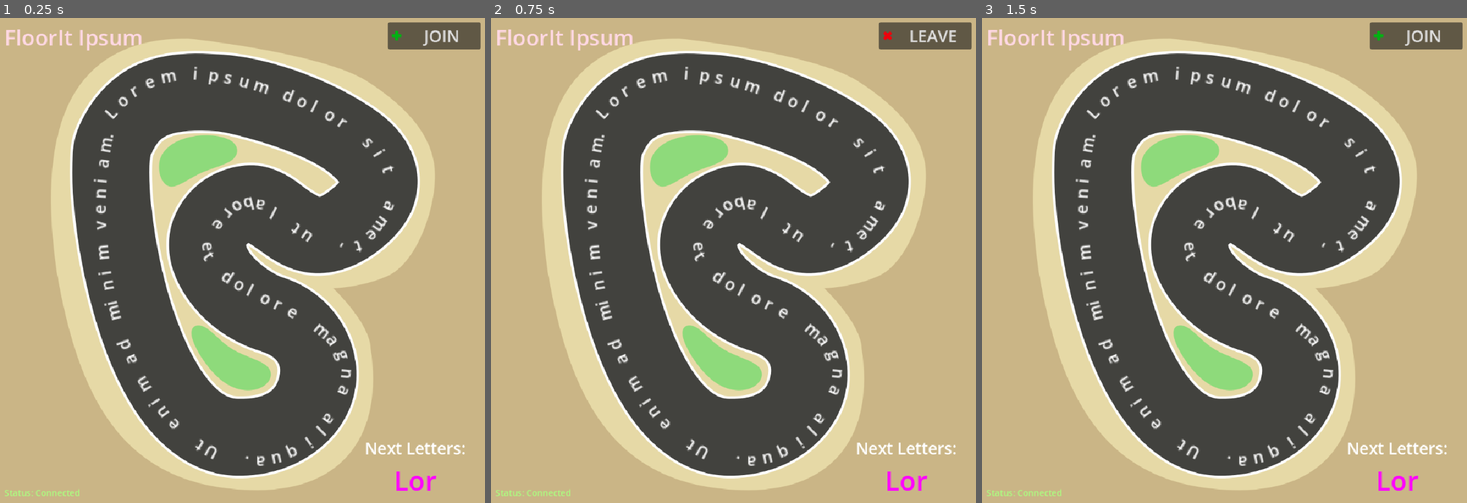
Above: before the commit, frames 1-3 (left to right).
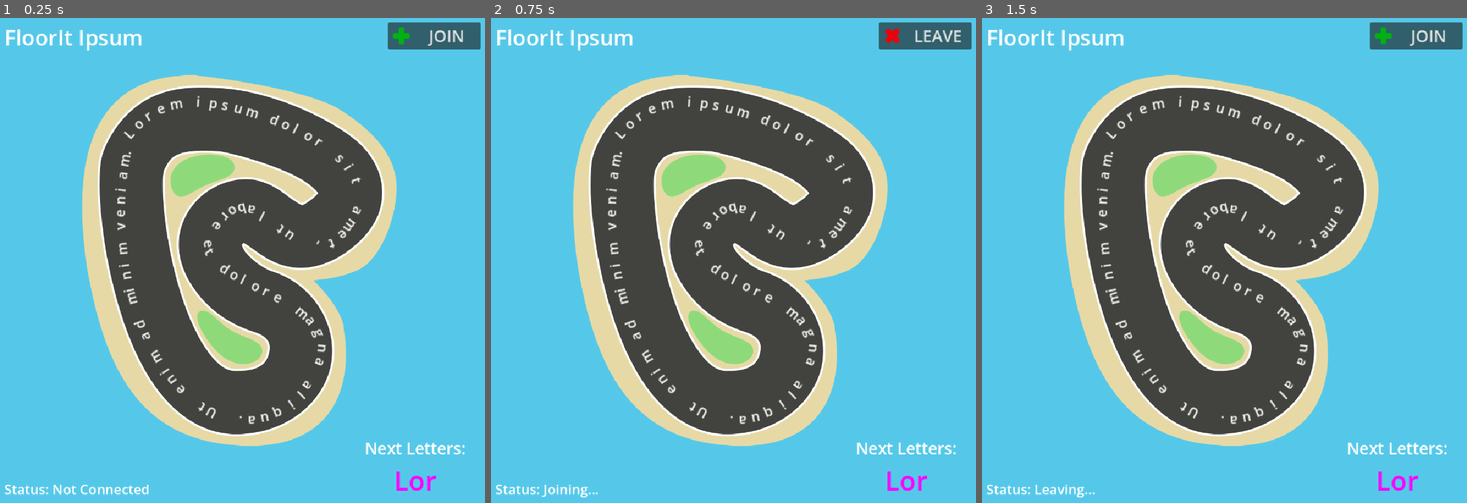
Above: after the commit, the same moments.

Repository: toger5/Godot-MatrixRTC-Keyboard-Kart
Game: Godot game, scene res://Track.tscn
The game is run twice, just before and just after one commit, with the same random seed, the same clock (stepped at 60 frames per second) and the same inputs. The engine's default icon, where the game draws it, is replaced by a stand-in: a white triangle on a blue panel in a dark square.
Inputs:
- Up to frame 1 (0.25 s): no input
- Up to frame 2 (0.75 s): click "JOIN" at 0.5 s
- Up to frame 3 (1.5 s): click "LEAVE" at 1.25 s

The runs differ from the first frame. In frame 1, 78% of the frame differs, in the area x 0-100%, y 0-100%; in frame 2, 78%; in frame 3, 78%.
Error in both runs: Attempt to call function 'log' in base 'null instance' on a null instance. (res://matrixRTCBridge.gd:23)

Commit message:
Fix car positioning, and UI structure (so elements are positioned correctly.)

Diff:
--- a/Track.tscn
+++ b/Track.tscn
@@ -23,21 +23,15 @@
 
 [sub_resource type="LabelSettings" id="LabelSettings_fo0vr"]
 
-[node name="Track" type="Node2D" unique_id=467830721]
-script = ExtResource("1_ytexg")
-
-[node name="UI" type="Control" parent="." unique_id=441020556]
+[node name="UI" type="Control" unique_id=441020556]
 layout_mode = 3
 anchors_preset = 15
 anchor_right = 1.0
 anchor_bottom = 1.0
-offset_right = 900.0
-offset_bottom = 900.0
-grow_horizontal = 2
-grow_vertical = 2
-
-[node name="GameTitle" type="Label" parent="UI" unique_id=1526659825]
-modulate = Color(1, 0.8470126, 0.8928897, 1)
+grow_horizontal = 2
+grow_vertical = 2
+
+[node name="GameTitle" type="Label" parent="." unique_id=1526659825]
 layout_mode = 0
 offset_left = 8.0
 offset_top = 8.0
@@ -48,8 +42,8 @@
 metadata/_edit_layout_mode = 1
 metadata/_edit_use_custom_anchors = false
 
-[node name="Status" type="Label" parent="UI" unique_id=1393131077]
-modulate = Color(0.6666667, 1, 0.5019608, 1)
+[node name="Status" type="Label" parent="." unique_id=1393131077]
+unique_name_in_owner = true
 layout_mode = 1
 anchors_preset = 2
 anchor_top = 1.0
@@ -59,12 +53,13 @@
 offset_right = 111.0
 offset_bottom = -7.999695
 grow_vertical = 0
-text = "Status: Connected"
+theme_override_font_sizes/font_size = 25
+text = "Status: Not Connected"
 vertical_alignment = 2
 metadata/_edit_layout_mode = 1
 metadata/_edit_use_custom_anchors = false
 
-[node name="VBoxContainer" type="VBoxContainer" parent="UI" unique_id=126060903]
+[node name="VBoxContainer" type="VBoxContainer" parent="." unique_id=126060903]
 layout_mode = 1
 anchors_preset = 3
 anchor_left = 1.0
@@ -78,7 +73,7 @@
 grow_horizontal = 0
 grow_vertical = 0
 
-[node name="TypeHelperTitle" type="Label" parent="UI/VBoxContainer" unique_id=1029449380]
+[node name="TypeHelperTitle" type="Label" parent="VBoxContainer" unique_id=1029449380]
 layout_mode = 2
 theme_override_font_sizes/font_size = 30
 text = "Next Letters:"
@@ -87,7 +82,7 @@
 metadata/_edit_layout_mode = 1
 metadata/_edit_use_custom_anchors = false
 
-[node name="TypeHelper" type="Label" parent="UI/VBoxContainer" unique_id=654586496]
+[node name="TypeHelper" type="Label" parent="VBoxContainer" unique_id=654586496]
 unique_name_in_owner = true
 modulate = Color(1, 0, 1, 1)
 layout_mode = 2
@@ -97,7 +92,7 @@
 metadata/_edit_layout_mode = 1
 metadata/_edit_use_custom_anchors = false
 
-[node name="Panel" type="Panel" parent="UI" unique_id=1668969815]
+[node name="Panel" type="Panel" parent="." unique_id=1668969815]
 layout_mode = 1
 anchors_preset = 15
 anchor_right = 1.0
@@ -106,47 +101,52 @@
 grow_vertical = 2
 theme_override_styles/panel = SubResource("StyleBoxFlat_awv5f")
 
-[node name="AspectRatioContainer" type="AspectRatioContainer" parent="UI/Panel" unique_id=1537991312]
-layout_mode = 1
-anchors_preset = 15
-anchor_right = 1.0
-anchor_bottom = 1.0
-grow_horizontal = 2
-grow_vertical = 2
-
-[node name="Panel" type="Panel" parent="UI/Panel/AspectRatioContainer" unique_id=430501589]
+[node name="AspectRatioContainer" type="AspectRatioContainer" parent="Panel" unique_id=1537991312]
+layout_mode = 1
+anchors_preset = 15
+anchor_right = 1.0
+anchor_bottom = 1.0
+grow_horizontal = 2
+grow_vertical = 2
+
+[node name="Panel" type="Panel" parent="Panel/AspectRatioContainer" unique_id=430501589]
 layout_mode = 2
 theme_override_styles/panel = SubResource("StyleBoxFlat_ys6ar")
 
-[node name="CenterContainer" type="CenterContainer" parent="UI/Panel/AspectRatioContainer/Panel" unique_id=1801280060]
-layout_mode = 1
-anchors_preset = 15
-anchor_right = 1.0
-anchor_bottom = 1.0
-grow_horizontal = 2
-grow_vertical = 2
-
-[node name="GameMap" type="Control" parent="UI/Panel/AspectRatioContainer/Panel/CenterContainer" unique_id=1469477512]
-layout_mode = 2
-
-[node name="Map" type="Sprite2D" parent="UI/Panel/AspectRatioContainer/Panel/CenterContainer/GameMap" unique_id=1178423865]
-position = Vector2(8, 7)
-scale = Vector2(0.9744961, 0.974496)
+[node name="CenterContainer" type="CenterContainer" parent="Panel/AspectRatioContainer/Panel" unique_id=1801280060]
+layout_mode = 1
+anchors_preset = 15
+anchor_right = 1.0
+anchor_bottom = 1.0
+grow_horizontal = 2
+grow_vertical = 2
+
+[node name="GameMap" type="Control" parent="Panel/AspectRatioContainer/Panel/CenterContainer" unique_id=1469477512]
+layout_mode = 2
+
+[node name="Map" type="Sprite2D" parent="Panel/AspectRatioContainer/Panel/CenterContainer/GameMap" unique_id=1178423865]
+scale = Vector2(0.798, 0.8)
 texture = ExtResource("2_0j5gg")
 
-[node name="Path2D" type="Path2D" parent="UI/Panel/AspectRatioContainer/Panel/CenterContainer/GameMap" unique_id=1010967932]
-unique_name_in_owner = true
-position = Vector2(-278.87103, -300.09406)
-scale = Vector2(1.4560369, 1.4560369)
+[node name="Path2D" type="Path2D" parent="Panel/AspectRatioContainer/Panel/CenterContainer/GameMap/Map" unique_id=1010967932]
+unique_name_in_owner = true
+position = Vector2(-299.2742, -320.1655)
+scale = Vector2(1.4941435, 1.4941437)
 curve = SubResource("Curve2D_xe1eg")
 
-[node name="letter" type="PathFollow2D" parent="UI/Panel/AspectRatioContainer/Panel/CenterContainer/GameMap" unique_id=202541833]
+[node name="CarPath" type="Path2D" parent="Panel/AspectRatioContainer/Panel/CenterContainer/GameMap/Map" unique_id=1435937726]
+unique_name_in_owner = true
+position = Vector2(-299.2742, -320.1655)
+scale = Vector2(1.4941435, 1.4941437)
+curve = SubResource("Curve2D_xe1eg")
+
+[node name="letter" type="PathFollow2D" parent="Panel/AspectRatioContainer/Panel/CenterContainer/GameMap" unique_id=202541833]
 unique_name_in_owner = true
 visible = false
 position = Vector2(-437, -372)
 scale = Vector2(2.3200002, 2.3200002)
 
-[node name="Label" type="Label" parent="UI/Panel/AspectRatioContainer/Panel/CenterContainer/GameMap/letter" unique_id=921396583]
+[node name="Label" type="Label" parent="Panel/AspectRatioContainer/Panel/CenterContainer/GameMap/letter" unique_id=921396583]
 offset_left = -5.5315185
 offset_top = -12.425873
 offset_right = 34.468483
@@ -154,27 +154,32 @@
 scale = Vector2(0.5669729, 0.5669729)
 text = "A"
 
-[node name="Car" type="PathFollow2D" parent="UI/Panel/AspectRatioContainer/Panel/CenterContainer/GameMap" unique_id=984848809]
+[node name="Car" type="PathFollow2D" parent="Panel/AspectRatioContainer/Panel/CenterContainer/GameMap" unique_id=984848809]
 unique_name_in_owner = true
 visible = false
 modulate = Color(1, 1, 1, 0.53333336)
 z_index = 5
 script = ExtResource("2_7by0s")
 
-[node name="Sprite2D" type="Sprite2D" parent="UI/Panel/AspectRatioContainer/Panel/CenterContainer/GameMap/Car" unique_id=106725261]
-rotation = 1.2217305
+[node name="Sprite2D" type="Sprite2D" parent="Panel/AspectRatioContainer/Panel/CenterContainer/GameMap/Car" unique_id=106725261]
 scale = Vector2(0.25150257, 0.25150257)
 texture = ExtResource("2_8dni2")
 
-[node name="Name" type="Label" parent="UI/Panel/AspectRatioContainer/Panel/CenterContainer/GameMap/Car" unique_id=241471250]
-offset_left = -11.603
-offset_top = -60.547
-offset_right = 28.397
-offset_bottom = -37.547
-rotation = 1.2007865
+[node name="Name" type="Label" parent="Panel/AspectRatioContainer/Panel/CenterContainer/GameMap/Car" unique_id=241471250]
+anchors_preset = 1
+anchor_left = 1.0
+anchor_right = 1.0
+offset_left = -199.57411
+offset_top = -13.045095
+offset_right = -28.574112
+offset_bottom = 9.954905
+grow_horizontal = 0
+pivot_offset = Vector2(32, 11)
+text = "playerName"
 label_settings = SubResource("LabelSettings_fo0vr")
-
-[node name="VBoxContainer" type="VBoxContainer" parent="UI/Panel" unique_id=175628572]
+horizontal_alignment = 2
+
+[node name="VBoxContainer" type="VBoxContainer" parent="Panel" unique_id=175628572]
 layout_mode = 1
 anchors_preset = 1
 anchor_left = 1.0
@@ -185,24 +190,29 @@
 offset_bottom = 112.0
 grow_horizontal = 0
 
-[node name="Join" type="Button" parent="UI/Panel/VBoxContainer" unique_id=2141874782]
+[node name="Join" type="Button" parent="Panel/VBoxContainer" unique_id=2141874782]
 unique_name_in_owner = true
 layout_mode = 2
 theme_override_font_sizes/font_size = 30
-theme_override_icons/icon = ExtResource("5_awv5f")
 text = "JOIN"
-
-[node name="Leave" type="Button" parent="UI/Panel/VBoxContainer" unique_id=184752799]
+icon = ExtResource("5_awv5f")
+expand_icon = true
+
+[node name="Leave" type="Button" parent="Panel/VBoxContainer" unique_id=184752799]
 unique_name_in_owner = true
 visible = false
 layout_mode = 2
 theme_override_font_sizes/font_size = 30
-theme_override_icons/icon = ExtResource("6_ys6ar")
 text = "LEAVE"
-
-[node name="RtcBridge" type="Node" parent="." unique_id=1909422305]
-unique_name_in_owner = true
-script = ExtResource("5_0j5gg")
-
-[connection signal="pressed" from="UI/Panel/VBoxContainer/Join" to="RtcBridge" method="_on_join_pressed"]
-[connection signal="pressed" from="UI/Panel/VBoxContainer/Leave" to="RtcBridge" method="_on_leave_pressed"]
+icon = ExtResource("6_ys6ar")
+expand_icon = true
+
+[node name="Track" type="Node2D" parent="." unique_id=467830721]
+script = ExtResource("1_ytexg")
+
+[node name="RtcBridge" type="Node" parent="Track" unique_id=1909422305]
+unique_name_in_owner = true
+script = ExtResource("7_awv5f")
+
+[connection signal="pressed" from="Panel/VBoxContainer/Join" to="Track/RtcBridge" method="_on_join_pressed"]
+[connection signal="pressed" from="Panel/VBoxContainer/Leave" to="Track/RtcBridge" method="_on_leave_pressed"]
--- a/matrixRTCBridge.gd
+++ b/matrixRTCBridge.gd
@@ -64,6 +64,12 @@
 func _connected_callback(args):
 	print("GODOT Update connectedObs", args[0])
 	var connected_status: bool = args[0]
+	var status_text : String
+	if connected_status:
+		status_text = "Connected"
+	else:
+		status_text = "Not Connected"
+	%Status.text = "Status: " + status_text
 	if connected_status:
 		%Leave.visible = true
 		%Join.visible = false
@@ -74,11 +80,13 @@
 
 
 func _on_leave_pressed() -> void:
+	%Status.text = "Status: Leaving..."
 	%Leave.visible = false
 	%Join.visible = true
 	sdk.leave()
 
 func _on_join_pressed() -> void:
+	%Status.text = "Status: Joining..."
 	%Leave.visible = true
 	%Join.visible = false
 	sdk.join()
--- a/project.godot
+++ b/project.godot
@@ -31,4 +31,4 @@
 
 renderer/rendering_method="gl_compatibility"
 renderer/rendering_method.mobile="gl_compatibility"
-environment/defaults/default_clear_color=Color(0.79305273, 0.7104118, 0.52405596, 1)
+environment/defaults/default_clear_color=Color(0.33224523, 0.7842523, 0.9116064, 1)
--- a/track.gd
+++ b/track.gd
@@ -2,7 +2,7 @@
 #Lorem ipsum dolor sit amet, consectetur adipiscing elit, sed do eiusmod tempor incididunt ut labore et dolore magna al …(327 unchanged characters)…
 var text = "Lorem ipsum dolor sit amet, ut labore et dolore magna aliqua. Ut enim ad minim veniam."
 # Called when the node enters the scene tree for the first time.
-@onready var carPath = %Path2D.duplicate()
+@onready var carPath = %CarPath
 @onready var letterPath = %Path2D
 const CHAR_VIEW_RANGE = 3
 
@@ -39,10 +39,11 @@
 
 	for i in range(missing_opponents.size()):
 		var opponent = missing_opponents[i]
-		var car = %Car.duplicate()
+		var car : PathFollow2D = %Car.duplicate()
 		car.name_label = opponent.name
 		car.id = opponent.id
-		car.text = text;
+		car.text = text
+		car.rotation_degrees = 70
 		car.visible=true
 		carPath.add_child(car)
 		%RtcBridge.console.log("GODOT add car for:",JSON.stringify(opponent)," with id: ", opponent.id," with name: ", car.name_label)
Not shown: 1 places in Track.tscn that only renumber resources
